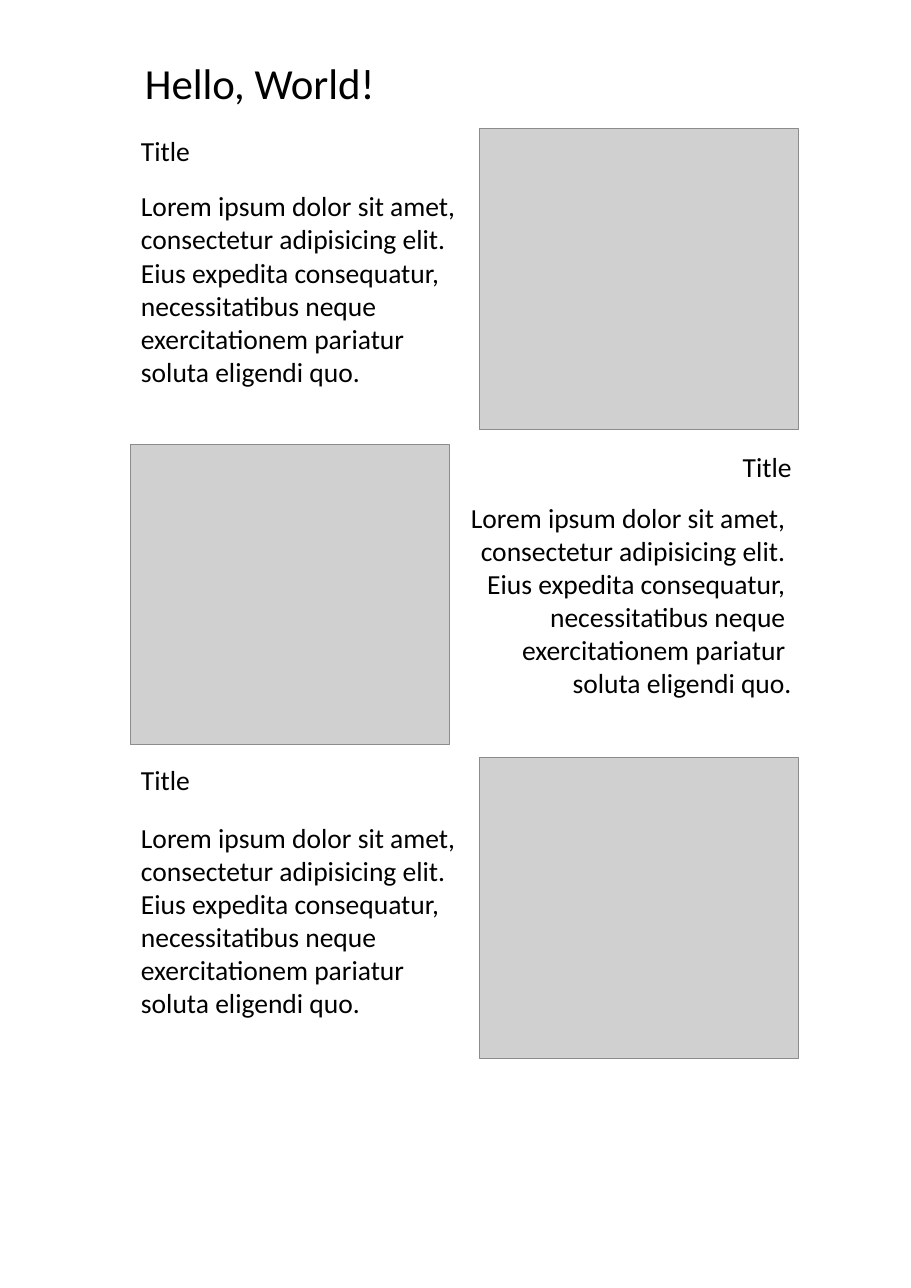
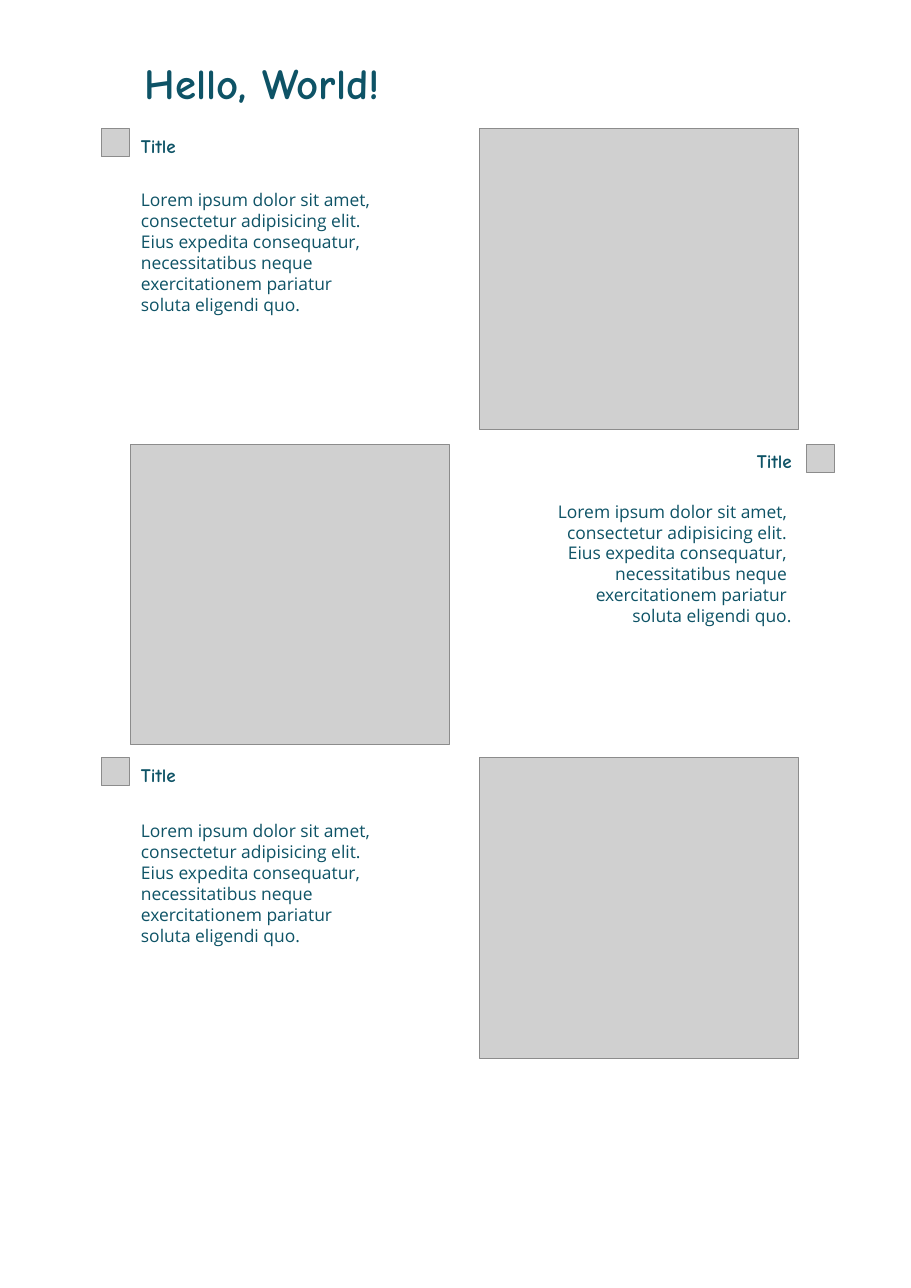
Before and after one commit to lightningsnorlax/CloudHacks-Summy, a slide deck: slide 1 of format.pptx. Drawn at 911x1288 pixels with LibreOffice and Linux fonts; fonts in the diff are those of the drawing; grey boxes stand for pictures; background and template pictures are left out. Boxes give left, top, right and bottom in pixels: in the first picture for what was removed or moved away, otherwise in the second. Text is boxed around its words. In the diff, an @@ line names an element or a change of style, - is before the commit and + after.

Commit message:
Refined ppt creation

```diff
--- a/format.pptx
+++ b/format.pptx
@@ text "Hello, World!" at box(145, 69, 380, 103): font Calibri to Comic Neue, text colour #000000 to #0E5366, bold on @@
@@ picture added at box(101, 129, 130, 156) @@
@@ text "Lorem ipsum dolor sit amet," at box(141, 192, 370, 316): size 18 to 11.4 pt, font Calibri to Open Sans, text colour #000000 to #0E5366 @@
@@ picture added at box(806, 444, 835, 471) @@
@@ text "Lorem ipsum dolor sit amet,": place and size @@
-text "Lorem ipsum dolor sit amet," at box(141, 829, 455, 1018)
+text "Lorem ipsum dolor sit amet," at box(558, 504, 792, 627)
@@ text "Lorem ipsum dolor sit amet," at box(558, 504, 792, 627): size 18 to 11.4 pt, font Calibri to Open Sans, text colour #000000 to #0E5366; alignment left to right @@
@@ picture added at box(101, 758, 130, 785) @@
@@ size 18 to 12.5 pt, font Calibri to Comic Neue, text colour #000000 to #0E5366, bold on in 3 elements at box(141, 140, 176, 153), box(757, 455, 792, 468), box(141, 769, 176, 782) @@
@@ text "Lorem ipsum dolor sit amet,": place and size @@
-text "Lorem ipsum dolor sit amet," at box(471, 509, 791, 698)
+text "Lorem ipsum dolor sit amet," at box(141, 823, 370, 947)
@@ text "Lorem ipsum dolor sit amet," at box(141, 823, 370, 947): size 18 to 11.4 pt, font Calibri to Open Sans, text colour #000000 to #0E5366; alignment right to left @@
```
Also in this commit, not shown: 2 other files.
